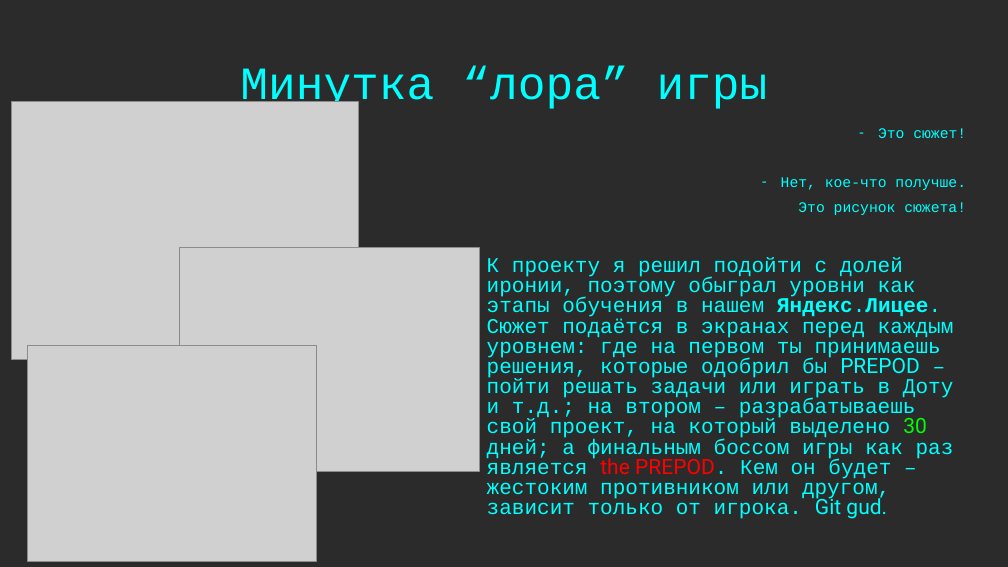
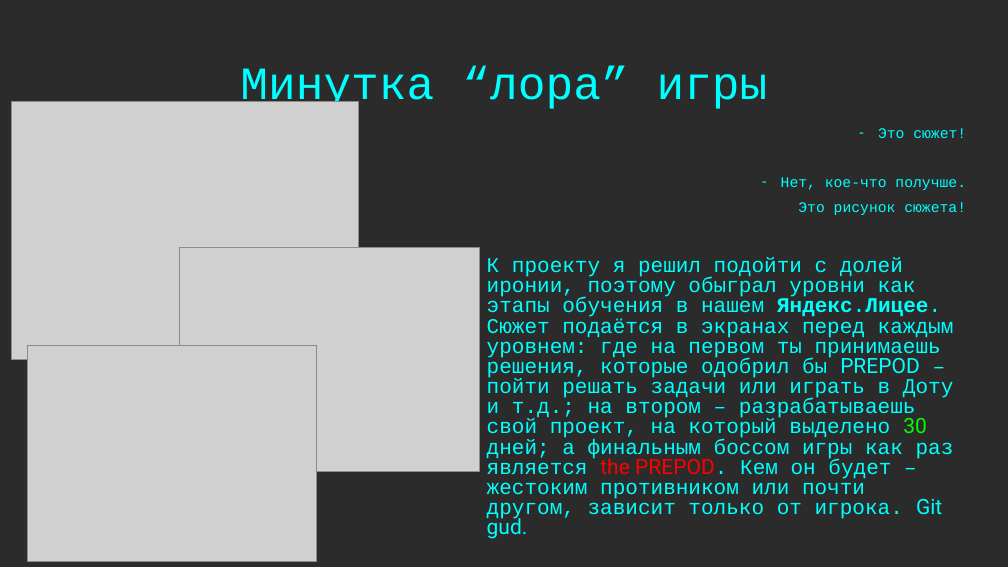
Before and after one commit to UuAcC/I_Wanna_Be_A_Coder, a slide deck: slide 4 of ПРЕЗЕНТАЦИЯ.pptx. Drawn at 1008x567 pixels with LibreOffice and Linux fonts; fonts in the diff are those of the drawing; grey boxes stand for pictures; background and template pictures are left out; a plain dark background stands for a picture behind light text. Boxes give left, top, right and bottom in pixels: in the first picture for what was removed or moved away, otherwise in the second. Text is boxed around its words. In the diff, an @@ line names an element or a change of style, - is before the commit and + after.

```diff
--- a/ПРЕЗЕНТАЦИЯ.pptx
+++ b/ПРЕЗЕНТАЦИЯ.pptx
@@ text at [487,257,954,539]: text changed @@
-К проекту я решил подойти с долей иронии, поэтому обыграл уровни как этапы обучения в нашем Яндекс.Лицее. Сюжет подаётся в экранах перед каждым уровнем: где на первом ты принимаешь решения, которые одобрил бы PREPOD – пойти решать задачи или играть в Доту и т.д.; на втором – разрабатываешь свой проект, на который выделено 30 дней; а финальным боссом игры как раз является the PREPOD. Кем он будет – жестоким противником или другом, зависит только от игрока. Git gud.
+К проекту я решил подойти с долей иронии, поэтому обыграл уровни как этапы обучения в нашем Яндекс.Лицее. Сюжет подаётся в экранах перед каждым уровнем: где на первом ты принимаешь решения, которые одобрил бы PREPOD – пойти решать задачи или играть в Доту и т.д.; на втором – разрабатываешь свой проект, на который выделено 30 дней; а финальным боссом игры как раз является the PREPOD. Кем он будет – жестоким противником или почти другом, зависит только от игрока. Git gud.
```
Also in this commit, not shown: 1 slide added, 1 slide removed, 4 other files.
